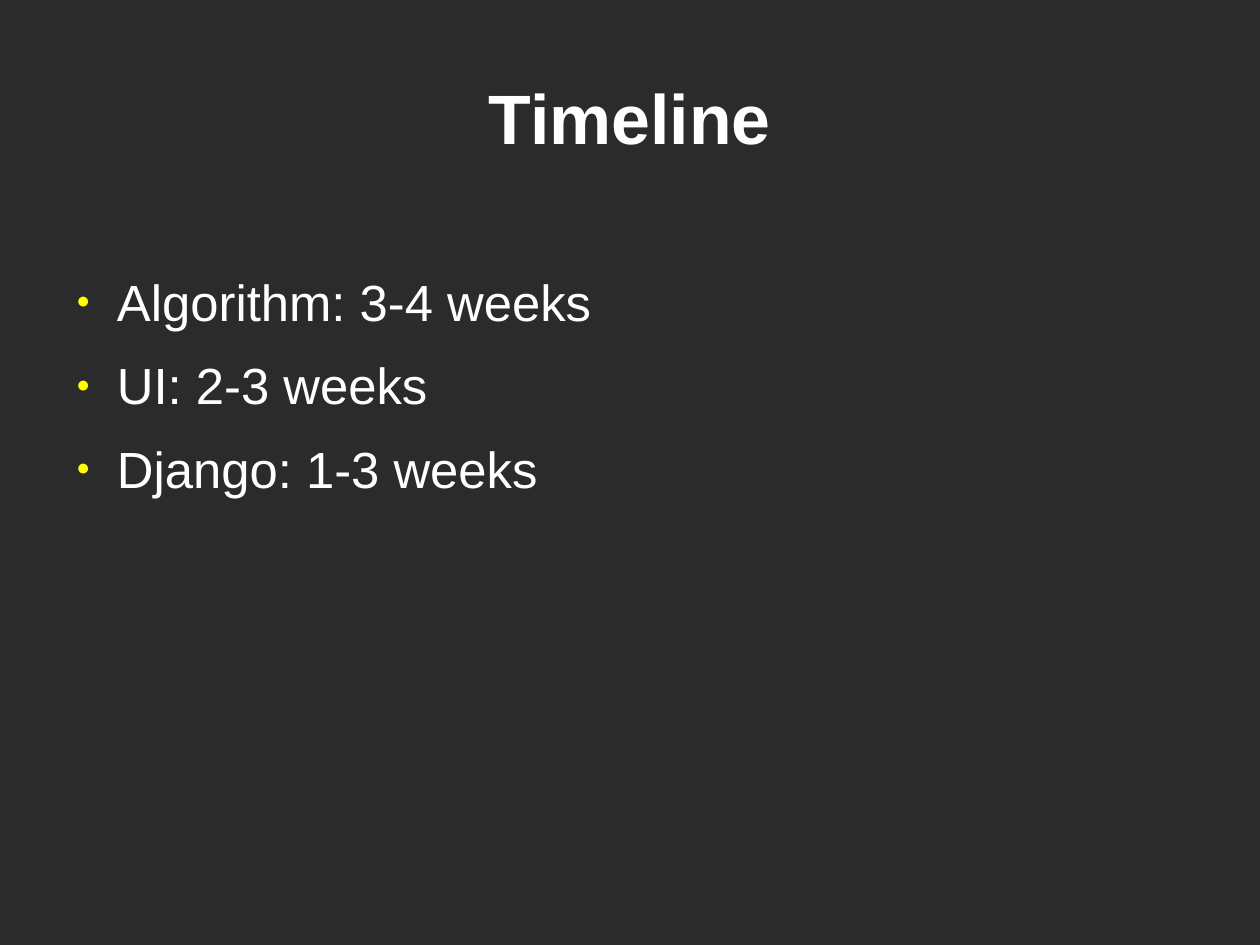
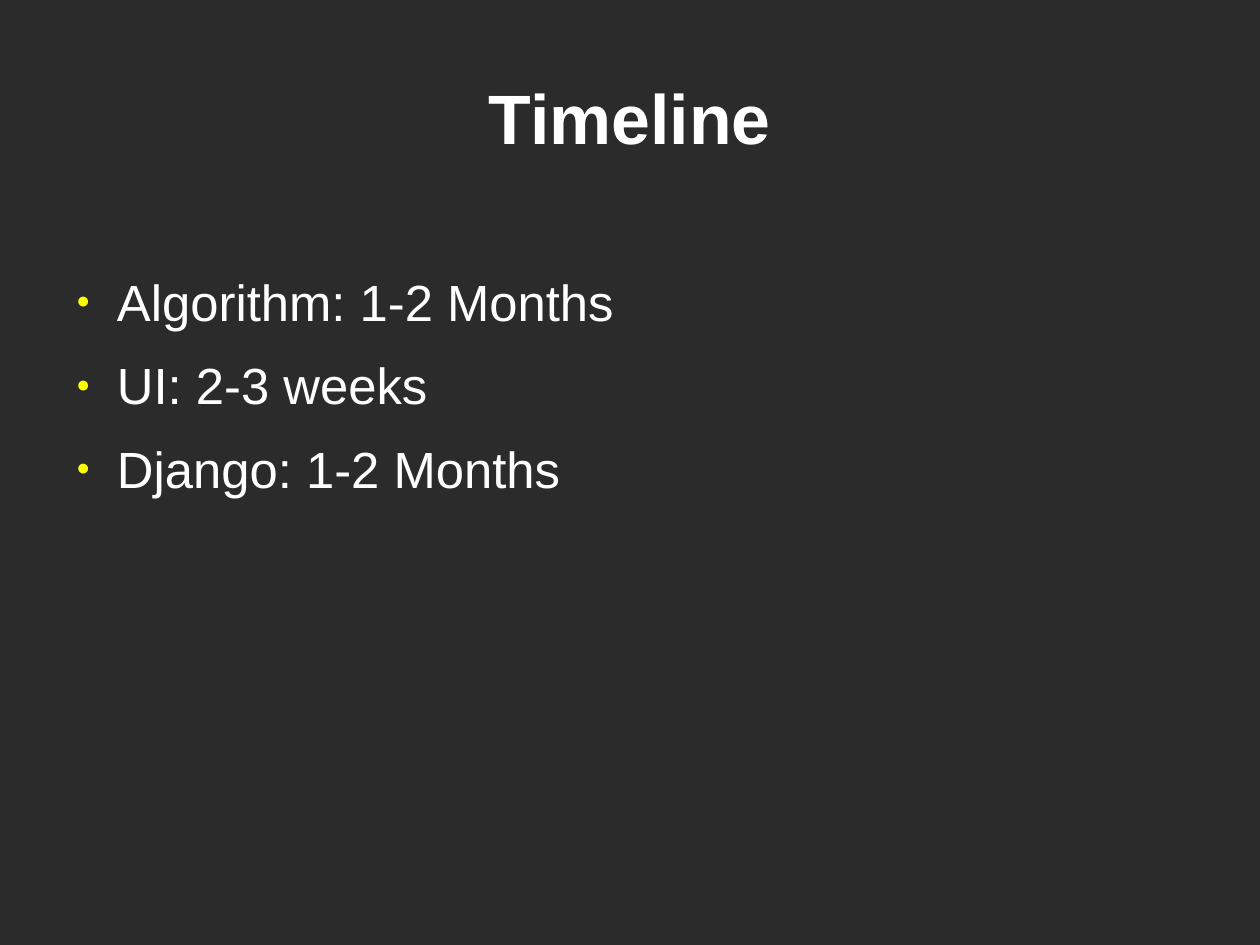
Before and after one commit to bpross/MyCourses-Scheduler, a slide deck: slide 11 of docs/design/design.odp (slide 10 before the commit). Drawn at 1260x945 pixels with LibreOffice and Linux fonts; fonts in the diff are those of the drawing; background and template pictures are left out; a plain dark background stands for a picture behind light text. Boxes give left, top, right and bottom in pixels: in the first picture for what was removed or moved away, otherwise in the second. Text is boxed around its words. In the diff, an @@ line names an element or a change of style, - is before the commit and + after.

Commit message:
Adjusted timeline and added the Flow Diagram

```diff
--- a/docs/design/design.odp
+++ b/docs/design/design.odp
@@ text at <box>117,284,614,331</box>: text changed @@
-● Algorithm: 3-4 weeks
+● Algorithm: 1-2 Months
@@ text at <box>117,451,561,498</box>: text changed @@
-● Django: 1-3 weeks
+● Django: 1-2 Months
```
Also in this commit, not shown: 1 slide added, 1 other file.
